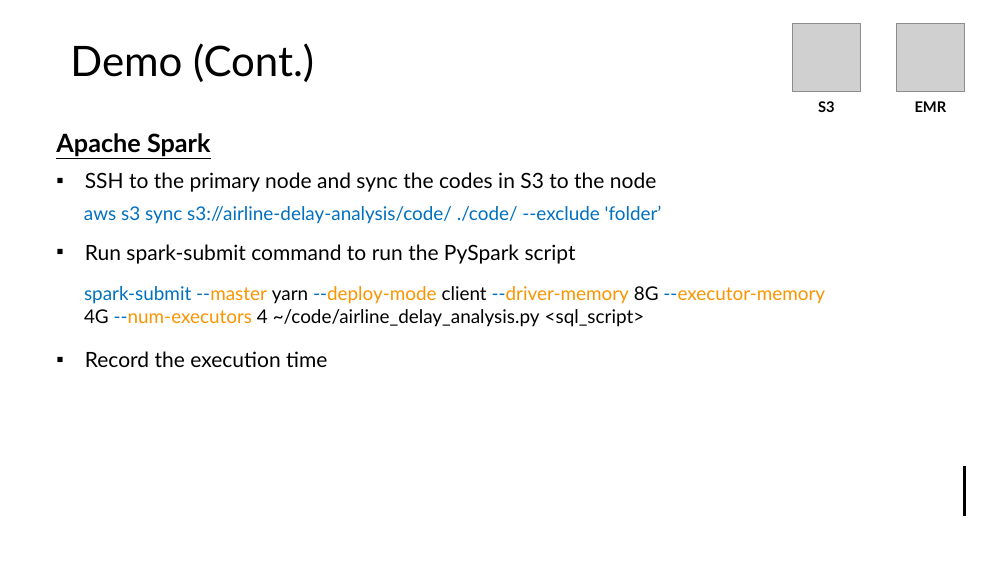
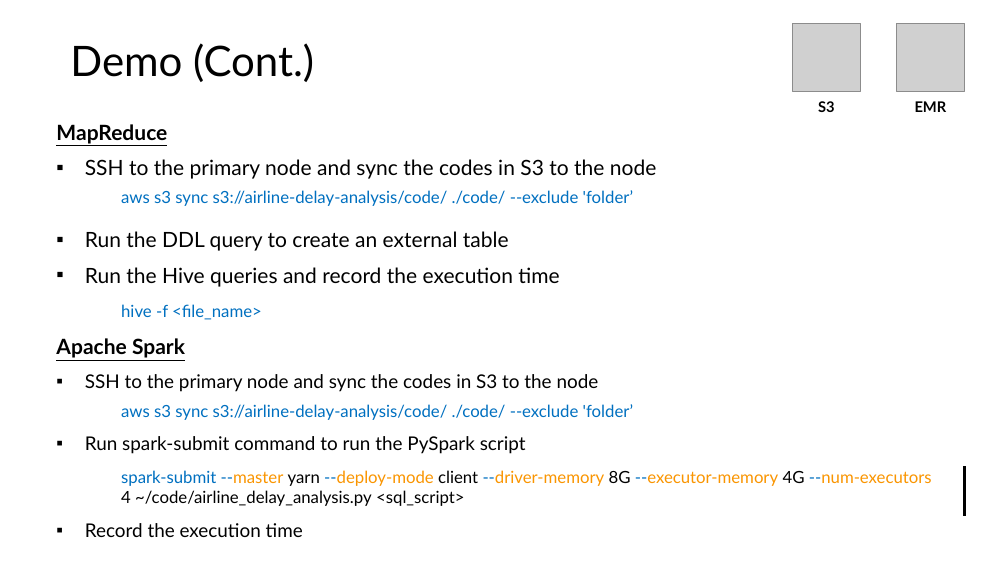
Before and after one commit to Chilthalanka/UoM_MapReduce-vs-Spark, a slide deck: slide 6 of demo/UOM_239375E.pptx. Drawn at 1008x567 pixels with LibreOffice and Linux fonts; fonts in the diff are those of the drawing; grey boxes stand for pictures. Boxes give left, top, right and bottom in pixels: in the first picture for what was removed or moved away, otherwise in the second. Text is boxed around its words. In the diff, an @@ line names an element or a change of style, - is before the commit and + after.

```diff
--- a/demo/UOM_239375E.pptx
+++ b/demo/UOM_239375E.pptx
@@ text "MapReduce": place and size @@
-text "MapReduce" at bbox=[56, 133, 657, 367]
+text "MapReduce" at bbox=[56, 124, 657, 537]
@@ text at bbox=[56, 124, 657, 287]: paragraphs added @@
+MapReduce
+▪ SSH to the primary node and sync the codes in S3 to the node
+▪ Run the DDL query to create an external table
+▪ Run the Hive queries and record the execution time
@@ text added at bbox=[121, 190, 633, 206], 16 pt, text #0070C0 @@
+aws s3 sync s3://airline-delay-analysis/code/ ./code/ --exclude 'folder’
@@ text added at bbox=[121, 304, 262, 320], 16 pt, text #0070C0 @@
+hive -f <file_name>
@@ text at bbox=[56, 338, 599, 537]: size 24 to 20 pt in "Apache Spark"; size 20 to 18 pt in "SSH to the primary node and sync ...", "Run spark-submit command to run the PySpark ...", "Record the execution time"; less space between paragraphs @@
@@ text "aws s3 sync s3://airline-delay-analysis/code/ ./code/ ...": place and size @@
-text "aws s3 sync s3://airline-delay-analysis/code/ ./code/ ..." at bbox=[84, 205, 662, 224]
+text "aws s3 sync s3://airline-delay-analysis/code/ ./code/ ..." at bbox=[121, 404, 633, 420]
@@ text "aws s3 sync s3://airline-delay-analysis/code/ ./code/ ..." at bbox=[121, 404, 633, 420]: size 18 to 16 pt @@
@@ text "spark-submit --master yarn --deploy-mode client ..." at bbox=[121, 470, 932, 506]: size 18 to 16 pt @@
@@ text "spark-submit --master yarn --deploy-mode client ...": place and size @@
-text "spark-submit --master yarn --deploy-mode client ..." at bbox=[84, 286, 825, 327]
+text "spark-submit --master yarn --deploy-mode client ..." at bbox=[121, 470, 932, 506]
```
Also in this commit, not shown: 2 other slides changed.
